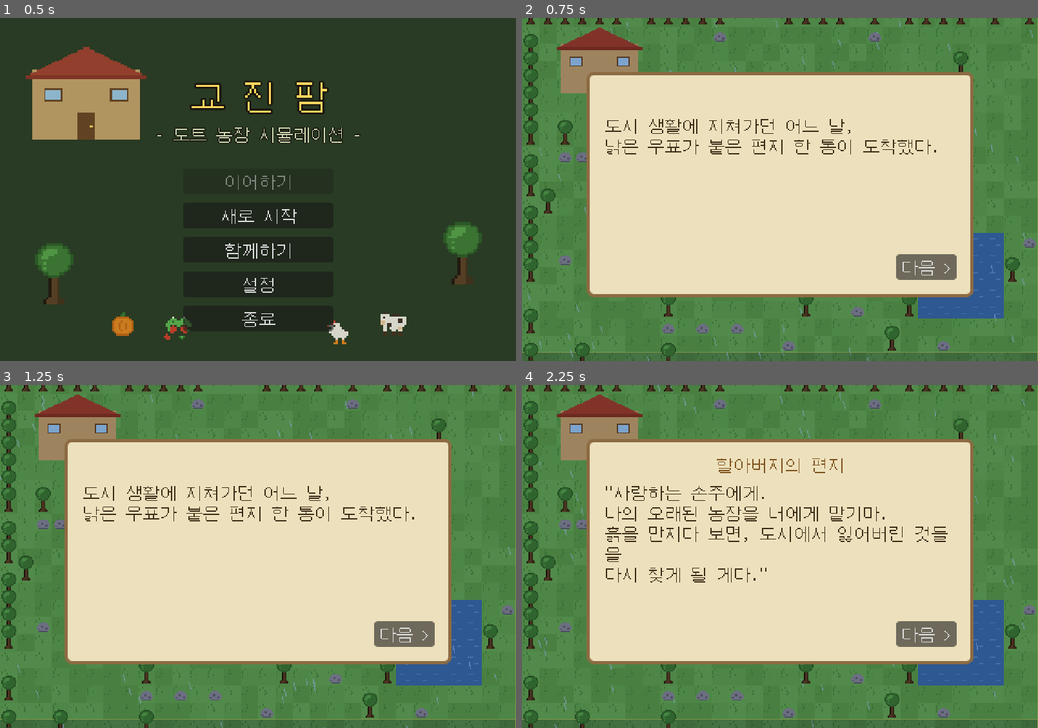
Above: before the commit, frames 1-4 (two rows, left to right).
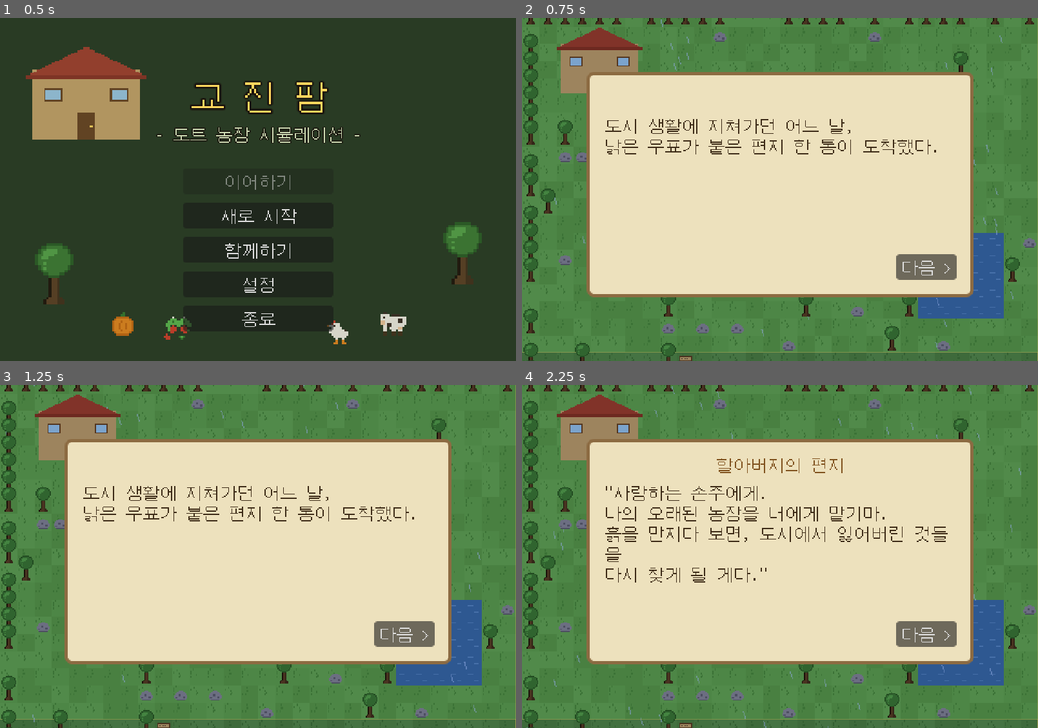
Above: after the commit, the same moments.

Repository: kyojin00/kyojingame
Game: Godot game, scene res://scenes/title.tscn
The game is run twice, just before and just after one commit, with the same random seed, the same clock (stepped at 60 frames per second) and the same inputs.
Inputs (mouse positions are in pixels of both pictures, inside the frame that each line leads up to):
- Up to frame 1 (0.5 s): no input
- Up to frame 2 (0.75 s): click "새로 시작" at 0.5 s
- Up to frame 3 (1.25 s): no input
- Up to frame 4 (2.25 s): click "다음 >" at 1.25 s; move the mouse to (893, 539) at 2.02 s; hold D (move_right) from 2.03 s (still down); hold E (interact) from 2.03 s (still down); click (893, 539) at 2.17 s

Frame 1 is identical in both runs. In frame 2, 0.3% of the frame differs, in the area x 1-99%, y 0-100%; in frame 3, 0.3%; in frame 4, 0.4%, in the area x 0-98%, y 0-100%.

Commit message:
M13: 대형 마을 + 지역 진입 해금 + QoL (자동 도구/하단 메시지)
맵/마을 (피드백: 마을 크게, 거기서 다 사고팔기):
- 맵 90x60으로 확장 (2.25배), 카메라 밖 타일은 그리지 않는 컬링
- 대형 마을(30x30): 잡화점(씨앗/판매)/목장 상회(동물)/대장간(강화)/
  수산시장(도감) 건물 각각 E로 입장, 광장(분수+의뢰 게시판)과 거리
- 길(path) 지형: 농장->마을 상시 개방 도로 + 마을 도로/광장
- B 단축키는 상점 건물/출하 상자 근처에서만 동작

지역 해금 (피드백: 미해금 지역 진입 불가):
- 7개 구역: 미해금 부지는 이동 자체가 차단 (경계 표지판은 밖에서 E)
- 신규 부지: 강변(2만, 강 낚시터) / 황금 평야(3만) / 깊은 숲(5만,
  나무·바위 3배 밀집 + 대형 연못)
- 부지 구매 체인: 남쪽->황금평야, 숲->깊은숲, 마을->강변 순 접근

QoL (피드백 반영):
- 도구 자동 선택: 나무->도끼, 바위->곡괭이, 다 자란 작물->수확,
  시든 작물->호미, 마른 작물->물뿌리개 (해금된 도구만)
- 행동 결과 메시지를 화면 하단(핫바 위)에 표시
- 개발용 시작 자금 1억G (game_data.gd에 출시 전 원복 주석)

NPC/게시판/표지판/검증 시퀀스 좌표를 새 마을에 맞게 이동.

Co-Authored-By: Claude Fable 5 <noreply@anthropic.com>
Claude-Session: https://claude.ai/code/session_01G16d56kTH5eNwk3gstTUwt

Diff:
--- a/game/scenes/hud.tscn
+++ b/game/scenes/hud.tscn
@@ -93,9 +93,9 @@
 [node name="Message" type="Label" parent="."]
 visible = false
 offset_left = 0.0
-offset_top = 44.0
+offset_top = 244.0
 offset_right = 480.0
-offset_bottom = 64.0
+offset_bottom = 264.0
 theme_override_colors/font_outline_color = Color(0.08, 0.06, 0.12, 1)
 theme_override_constants/outline_size = 3
 horizontal_alignment = 1
--- a/game/scripts/game_data.gd
+++ b/game/scripts/game_data.gd
@@ -45,7 +45,8 @@
 
 var day := 1
 var minutes := DAY_START
-var money := 500
+# 개발용 시작 자금 (출시 전 500으로 되돌릴 것!)
+var money := 100000000
 var energy := ENERGY_MAX
 var tool := "hoe"
 var seed_index := 0
@@ -123,6 +124,9 @@
 	"east": {"name": "동쪽 들판", "rect": [30, 0, 30, 20], "price": 3000},
 	"south": {"name": "남쪽 들판", "rect": [0, 20, 30, 20], "price": 8000},
 	"forest": {"name": "숲과 호수", "rect": [30, 20, 30, 20], "price": 15000},
+	"river": {"name": "강변 부지", "rect": [60, 30, 30, 10], "price": 20000},
+	"plains": {"name": "황금 평야", "rect": [0, 40, 45, 20], "price": 30000},
+	"deepforest": {"name": "깊은 숲", "rect": [45, 40, 45, 20], "price": 50000},
 }
 var owned_parcels: Array = ["home"]
 
@@ -173,7 +177,7 @@
 	["mine", "곡괭이(6)로 돌을 캐서 석재를 모으자"],
 	["build", "울타리(7)나 스프링클러(8)를 설치해보자"],
 	["fish", "낚싯대(9)로 물가에서 물고기를 낚자"],
-	["shop", "상점(B)을 열어보자 - 도감 탭도 구경!"],
+	["shop", "마을 잡화점에 들어가 보자(E) - 도감도 구경!"],
 ]
 # 목표 달성 시 해금되는 도구
 const TUTORIAL_UNLOCKS := {
@@ -292,7 +296,7 @@
 func reset_all() -> void:
 	day = 1
 	minutes = DAY_START
-	money = 500
+	money = 100000000  # 개발용 (출시 전 500으로!)
 	energy = ENERGY_MAX
 	tool = "hoe"
 	seed_index = 0
--- a/game/scripts/main.gd
+++ b/game/scripts/main.gd
@@ -1,8 +1,8 @@
 # 메인 월드: 맵, 경작, 도구, 자원, 시간, 낮/밤을 관리한다.
 extends Node2D
 
-const MAP_W := 60
-const MAP_H := 40
+const MAP_W := 90
+const MAP_H := 60
 const TILE := 16
 
 const MIN_PER_SEC := 10.0 / 7.0  # 실제 7초 = 게임 10분
@@ -105,20 +105,36 @@
 	"grass_summer_0", "grass_summer_1", "grass_summer_2",
 	"grass_fall_0", "grass_fall_1", "grass_fall_2",
 	"grass_winter_0", "grass_winter_1", "grass_winter_2",
-	"soil_dry", "soil_wet", "water_0", "water_1",
+	"soil_dry", "soil_wet", "water_0", "water_1", "path",
 ]
 
 const START_TILE := Vector2i(14, 10)
 const CAVE_POS := Vector2i(50, 1)
+# 부지 표지판: 잠긴 부지의 경계 안쪽 (밖에서 E로 조준 가능)
 const PARCEL_SIGNS := {
-	"east": Vector2i(31, 9),
-	"south": Vector2i(9, 21),
-	"forest": Vector2i(33, 22),
+	"east": Vector2i(30, 7),
+	"south": Vector2i(9, 20),
+	"forest": Vector2i(30, 25),
+	"river": Vector2i(61, 30),
+	"plains": Vector2i(2, 40),
+	"deepforest": Vector2i(46, 40),
 }
-# 집 앵커(좌상단): [0]=농장 집(취침), [1]=마을 상점, [2]=철수네 집
-const HOUSES := [Vector2i(2, 1), Vector2i(48, 3), Vector2i(48, 10)]
-const BOARD_POS := Vector2i(55, 8)
-const VILLAGE_REGION := Rect2i(46, 2, 13, 15)
+# 건물 앵커(좌상단 5x4) -> 종류
+const BUILDINGS := {
+	Vector2i(2, 1): "home",      # 우리집 (취침)
+	Vector2i(63, 3): "general",  # 잡화점 (씨앗/판매)
+	Vector2i(70, 3): "ranch",    # 목장 상회 (동물)
+	Vector2i(77, 3): "smith",    # 대장간 (강화)
+	Vector2i(63, 10): "fish",    # 수산시장 (도감/판매)
+	Vector2i(77, 10): "npc_house",
+}
+const BUILDING_NAMES := {
+	"home": "집", "general": "잡화점", "ranch": "목장 상회",
+	"smith": "대장간", "fish": "수산시장", "npc_house": "철수네 집",
+}
+const BOARD_POS := Vector2i(75, 17)
+const VILLAGE_REGION := Rect2i(60, 0, 30, 30)
+const ROAD := Rect2i(30, 8, 30, 2)  # 농장 -> 마을 공용 길
 const UI_FONT := preload("res://assets/fonts/unifont_ko.otf")
 
 var npcs: Array = []
@@ -181,7 +197,7 @@
 		n.main = self
 		n.id = npc_id
 		n.region = VILLAGE_REGION
-		n.position = Vector2(52 * TILE + 8, (8 if npc_id == "merchant" else 13) * TILE + 8)
+		n.position = Vector2(66 * TILE + 8, (12 if npc_id == "merchant" else 16) * TILE + 8)
 		npcs.append(n)
 		world.add_child(n)
 
@@ -282,16 +298,40 @@
 				"crop_id": "", "crop_day": 0.0, "dead": false})
 		grid.append(row)
 
-	# 연못 2개
+	# 연못들 (농장/숲/깊은 숲) + 강 + 마을 분수대
 	for y in range(13, 18):
 		for x in range(23, 28):
 			grid[y][x].ground = "water"
 	for y in range(28, 35):
 		for x in range(45, 53):
 			grid[y][x].ground = "water"
-
-	# 집들 (각 5x4 타일) + 출하 상자 + 퀘스트 게시판
-	for anchor in HOUSES:
+	for y in range(34, 36):          # 강변 부지의 강
+		for x in range(60, 90):
+			grid[y][x].ground = "water"
+	for y in range(48, 54):          # 깊은 숲 연못
+		for x in range(70, 79):
+			grid[y][x].ground = "water"
+	for y in range(17, 19):          # 마을 분수대
+		for x in range(71, 73):
+			grid[y][x].ground = "water"
+
+	# 길: 농장 -> 마을 도로 + 마을 광장/거리
+	for y in range(ROAD.position.y, ROAD.end.y):
+		for x in range(ROAD.position.x, ROAD.end.x):
+			grid[y][x].ground = "path"
+	for y in range(8, 10):           # 마을 안 도로
+		for x in range(60, 84):
+			grid[y][x].ground = "path"
+	for y in range(15, 22):          # 광장
+		for x in range(68, 78):
+			if grid[y][x].ground == "grass":
+				grid[y][x].ground = "path"
+	for y in range(10, 15):          # 광장-도로 연결
+		for x in range(72, 74):
+			grid[y][x].ground = "path"
+
+	# 건물들 (각 5x4 타일) + 출하 상자 + 퀘스트 게시판 + 동굴
+	for anchor: Vector2i in BUILDINGS:
 		for y in range(anchor.y, anchor.y + 4):
 			for x in range(anchor.x, anchor.x + 5):
 				objects[Vector2i(x, y)] = {"kind": "house", "hp": 0}
@@ -315,7 +355,9 @@
 	for pid in PARCEL_SIGNS:
 		objects[PARCEL_SIGNS[pid]] = {"kind": "sign", "hp": 0}
 
-	# 흩어진 나무/돌 (결정적 해시 배치)
+	# 흩어진 나무/돌 (결정적 해시 배치, 깊은 숲은 빽빽하게)
+	var deep: Array = GameData.PARCELS["deepforest"].rect
+	var deep_rect := Rect2i(deep[0], deep[1], deep[2], deep[3])
 	for y in range(1, MAP_H - 1):
 		for x in range(1, MAP_W - 1):
 			var pos := Vector2i(x, y)
@@ -325,13 +367,24 @@
 				continue  # 집/출하상자 주변은 비워둔다
 			if abs(x - START_TILE.x) <= 3 and abs(y - START_TILE.y) <= 3:
 				continue  # 시작 지점 주변도 비워둔다
-			if VILLAGE_REGION.has_point(Vector2i(x, y)):
-				continue  # 마을 구역도 비워둔다
+			if VILLAGE_REGION.has_point(pos) or ROAD.has_point(pos):
+				continue  # 마을/길은 비워둔다
 			var h := _hash01(x * 3 + 7, y * 5 + 11)
-			if h < 0.045:
+			if deep_rect.has_point(pos):
+				if h < 0.14:
+					objects[pos] = {"kind": "tree", "hp": TREE_HP}
+				elif h < 0.19:
+					objects[pos] = {"kind": "rock", "hp": ROCK_HP}
+			elif h < 0.045:
 				objects[pos] = {"kind": "tree", "hp": TREE_HP}
 			elif h < 0.075:
 				objects[pos] = {"kind": "rock", "hp": ROCK_HP}
+
+	# 마을 장식: 광장 둘레 나무
+	for deco_pos in [Vector2i(67, 14), Vector2i(78, 14), Vector2i(67, 22), Vector2i(78, 22),
+			Vector2i(85, 6), Vector2i(85, 20)]:
+		if not objects.has(deco_pos) and grid[deco_pos.y][deco_pos.x].ground == "grass":
+			objects[deco_pos] = {"kind": "tree", "hp": TREE_HP}
 
 
 func _spawn_objects() -> void:
@@ -339,7 +392,7 @@
 		n.queue_free()
 	obj_nodes.clear()
 	tree_sprites.clear()
-	for anchor: Vector2i in HOUSES:
+	for anchor: Vector2i in BUILDINGS:
 		var hn := _make_object(tex["house"],
 			Vector2(anchor.x * TILE, (anchor.y + 4) * TILE), Vector2(0, -64))
 		obj_nodes[anchor] = hn
@@ -434,7 +487,14 @@
 		return false
 	if objects.has(t):
 		return false
+	if not _tile_accessible(t):
+		return false  # 해금하지 않은 부지는 들어갈 수 없다
 	return true
+
+
+func _tile_accessible(t: Vector2i) -> bool:
+	return VILLAGE_REGION.has_point(t) or ROAD.has_point(t) \
+		or GameData.is_tile_owned(t.x, t.y)
 
 
 func is_passable_px(p: Vector2) -> bool:
@@ -462,8 +522,8 @@
 
 
 func can_use_tile(t: Vector2i) -> bool:
-	# 마을 구역은 공용, 나머지는 부지 소유 여부를 따른다
-	return VILLAGE_REGION.has_point(t) or GameData.is_tile_owned(t.x, t.y)
+	# 마을/길은 공용, 나머지는 부지 소유 여부를 따른다
+	return _tile_accessible(t)
 
 
 func ui_open() -> bool:
@@ -825,15 +885,21 @@
 			cave.open()
 			return
 		if obj.kind == "house":
-			match _house_index_at(t):
-				0:
+			match _building_kind_at(t):
+				"home":
 					interior.open()  # 우리집 입장
-				1:
+				"general":
 					shop.open("buy")
+				"ranch":
+					shop.open("animal")
+				"smith":
+					shop.open("upgrade")
+				"fish":
+					shop.open("codex")
 				_:
 					hud.show_message("철수네 집이다. 낚시하러 갔는지 조용하다.")
 			return
-	hud.show_message("집 문 앞에서 E: 취침 · 출하 상자 앞에서 E: 판매")
+	hud.show_message("마을(동쪽 길 끝)에 상점들이 있다. 지도(M)를 보자!")
 
 
 func nearby_npc() -> Node2D:
@@ -850,12 +916,11 @@
 	return null
 
 
-func _house_index_at(t: Vector2i) -> int:
-	for i in HOUSES.size():
-		var a: Vector2i = HOUSES[i]
+func _building_kind_at(t: Vector2i) -> String:
+	for a: Vector2i in BUILDINGS:
 		if t.x >= a.x and t.x < a.x + 5 and t.y >= a.y and t.y < a.y + 4:
-			return i
-	return -1
+			return BUILDINGS[a]
+	return ""
 
 
 # ---- 오프닝 스토리 / 튜토리얼 ----
@@ -1270,6 +1335,8 @@
 		var cell: Dictionary = grid[pos.y][pos.x]
 		if objects.has(pos) or cell.ground != "grass" or cell.crop_id != "":
 			continue
+		if VILLAGE_REGION.has_point(pos) or ROAD.has_point(pos):
+			continue  # 마을/길에는 리스폰하지 않는다
 		if (pos - player_tile()).length() < 4.0:
 			continue
 		_place_object(pos, kind, TREE_HP if kind == "tree" else ROCK_HP)
@@ -1380,6 +1447,7 @@
 		if _growth_timer >= 0.7:
 			_growth_tick(_growth_timer * MIN_PER_SEC)
 			_growth_timer = 0.0
+		_auto_select_tool()
 		_update_fishing(delta)
 		if player.walked > 40.0:
 			tutorial_notify("moved")
@@ -1413,6 +1481,38 @@
 					changed = true
 	if changed:
 		queue_redraw()
+
+
+# 바라보는 대상에 맞는 도구를 자동 선택한다 (해금된 도구만)
+var _last_auto_target := Vector2i(-999, -999)
+
+
+func _auto_select_tool() -> void:
+	var t := target_tile()
+	if t == _last_auto_target:
+		return
+	_last_auto_target = t
+	if t.x < 0 or t.y < 0 or t.x >= MAP_W or t.y >= MAP_H or fishing_state != "":
+		return
+	var want := ""
+	var obj: Variant = objects.get(t)
+	if obj != null:
+		match obj.kind:
+			"tree":
+				want = "axe"
+			"rock":
+				want = "pickaxe"
+	else:
+		var cell: Dictionary = grid[t.y][t.x]
+		if cell.crop_id != "":
+			if cell.dead:
+				want = "hoe"
+			elif float(cell.crop_day) >= _grow_total(GameData.CROPS[cell.crop_id]):
+				want = "hand"
+			elif not cell.watered:
+				want = "water"
+	if want != "" and want != GameData.tool and GameData.is_tool_unlocked(want):
+		GameData.tool = want
 
 
 func _update_night() -> void:
@@ -1484,7 +1584,10 @@
 	elif event.is_action_pressed("interact"):
 		interact()
 	elif event.is_action_pressed("open_shop"):
-		shop.open("buy")
+		if _near_shop():
+			shop.open("buy")
+		else:
+			hud.show_message("상점은 마을에! 상점 건물이나 출하 상자 근처에서 열 수 있다.")
 	elif event.is_action_pressed("save_game"):
 		save_now()
 		hud.show_message("저장했다!")
@@ -1498,6 +1601,20 @@
 	Sound.stop_bgm()
 	Net.reset()
 	get_tree().change_scene_to_file("res://scenes/title.tscn")
+
+
+# 상점 건물/출하 상자 근처인가 (B키 사용 조건)
+func _near_shop() -> bool:
+	var p := player_tile()
+	for dy in range(-3, 4):
+		for dx in range(-3, 4):
+			var t := p + Vector2i(dx, dy)
+			if _building_kind_at(t) in ["general", "ranch", "smith", "fish"]:
+				return true
+			var obj: Variant = objects.get(t)
+			if obj != null and obj.kind == "bin":
+				return true
+	return false
 
 
 func _click_at(pos: Vector2) -> void:
@@ -1574,15 +1691,24 @@
 
 
 func _draw() -> void:
+	# 카메라에 보이는 타일만 그린다 (90x60 맵 컬링)
+	var vis: Rect2 = get_canvas_transform().affine_inverse() * get_viewport_rect()
+	var x0 := maxi(0, int(vis.position.x / TILE) - 1)
+	var y0 := maxi(0, int(vis.position.y / TILE) - 1)
+	var x1 := mini(MAP_W, int(vis.end.x / TILE) + 2)
+	var y1 := mini(MAP_H, int(vis.end.y / TILE) + 2)
+
 	var grass_prefix := "grass_" + GameData.season_key() + "_"
-	for y in MAP_H:
-		for x in MAP_W:
+	for y in range(y0, y1):
+		for x in range(x0, x1):
 			var cell: Dictionary = grid[y][x]
 			var t: Texture2D
 			if cell.ground == "water":
 				t = tex["water_%d" % water_frame]
 			elif cell.ground == "soil":
 				t = tex["soil_wet"] if cell.watered else tex["soil_dry"]
+			elif cell.ground == "path":
+				t = tex["path"]
 			else:
 				t = tex[grass_prefix + str(int(_hash01(x, y) * 3.0) % 3)]
 			draw_texture(t, Vector2(x * TILE, y * TILE))
@@ -1658,11 +1784,11 @@
 			"cave":
 				return ["E: 동굴 탐험", above_tile]
 			"house":
-				match _house_index_at(t):
-					0:
-						return ["E: 집에 들어가기", above_tile]
-					1:
-						return ["E: 상점", above_tile]
+				var bk := _building_kind_at(t)
+				if bk == "home":
+					return ["E: 집에 들어가기", above_tile]
+				if bk in ["general", "ranch", "smith", "fish"]:
+					return ["E: " + BUILDING_NAMES[bk], above_tile]
 			"tree":
 				if GameData.tool == "axe":
 					return ["나무 베기", above_tile]
@@ -1693,7 +1819,7 @@
 		"slept":
 			return Vector2(4 * TILE + 8, 5 * TILE + 8)     # 농장 집 문 앞
 		"shop":
-			return Vector2(50 * TILE + 8, 7 * TILE + 8)    # 마을 상점 앞
+			return Vector2(65 * TILE + 8, 7 * TILE + 8)    # 마을 잡화점 앞
 		"fish":
 			return Vector2(25 * TILE + 8, 12 * TILE + 8)   # 연못가
 		"chop":
@@ -1805,10 +1931,10 @@
 		73: _save_shot("_map.png")
 		74:
 			map_ui.close()
-			player.position = Vector2(54 * TILE + 8, 8 * TILE + 8)
-			player.dir = "right"                       # 마을 게시판 앞으로
+			player.position = Vector2(74 * TILE + 8, 17 * TILE + 8)
+			player.dir = "right"                       # 마을 광장 게시판 앞으로
 			for n in npcs:                             # 게시판 캡처를 위해 NPC를 비켜둔다
-				n.position = Vector2(47 * TILE + 8, 16 * TILE + 8)
+				n.position = Vector2(62 * TILE + 8, 25 * TILE + 8)
 				n.target = n.position
 		78: _send_key(KEY_E)
 		84: _save_shot("_quest.png")
@@ -1819,9 +1945,9 @@
 		100: _save_shot("_npc.png")
 		102:
 			dialog.close()
-			player.position = Vector2(30 * TILE + 8, 9 * TILE + 8)
-			player.dir = "right"                       # 동쪽 부지 표지판 앞
-			GameData.money = 20000
+			player.position = Vector2(30 * TILE + 8, 8 * TILE + 8)
+			player.dir = "up"                          # 동쪽 부지 표지판 앞 (길 위)
+			GameData.money = 200000
 		106: _send_key(KEY_E)                          # 부지 구입 대화
 		112: _save_shot("_parcel.png")
 		114: _buy_parcel("east")
--- a/game/scripts/map_ui.gd
+++ b/game/scripts/map_ui.gd
@@ -1,7 +1,7 @@
 # 지도 (M): 농장 전체를 축소해 보여주고 주요 시설과 내 위치를 표시한다.
 extends CanvasLayer
 
-const CELL := 7.0  # 타일당 픽셀
+const CELL := 5.0  # 타일당 픽셀 (90x60 맵)
 
 var main: Node2D
 var canvas: Control
@@ -56,6 +56,8 @@
 			var c: Color
 			if cell.ground == "water":
 				c = Color(0.26, 0.45, 0.68)
+			elif cell.ground == "path":
+				c = Color(0.72, 0.62, 0.44)
 			elif cell.ground == "soil":
 				c = Color(0.42, 0.31, 0.19)
 			else:
@@ -114,8 +116,8 @@
 
 	# 라벨
 	_label(Vector2(ox + 4.0 * CELL, oy + 1.0 * CELL - 2), "우리집")
-	_label(Vector2(ox + 50.0 * CELL, oy + 3.0 * CELL - 2), "마을")
-	_label(Vector2(ox + 55.0 * CELL, oy + 8.0 * CELL - 4), "게시판")
+	_label(Vector2(ox + 74.0 * CELL, oy + 1.0 * CELL - 2), "마을")
+	_label(Vector2(ox + 73.0 * CELL, oy + 15.0 * CELL - 4), "광장")
 	_label(Vector2(ox + 25.0 * CELL, oy + 13.0 * CELL - 2), "연못")
 	_label(Vector2(ox + 50.0 * CELL, oy + 1.0 * CELL - 2), "동굴")
 	_label(Vector2(ox + main.player.position.x / 16.0 * CELL, oy + main.player.position.y / 16.0 * CELL - 8), "내 위치")
Binary file added: game/assets/sprites/path.png
Not shown, added: game/assets/sprites/path.png.import
Not shown, changed: README.md
Not shown, changed: ROADMAP.md
